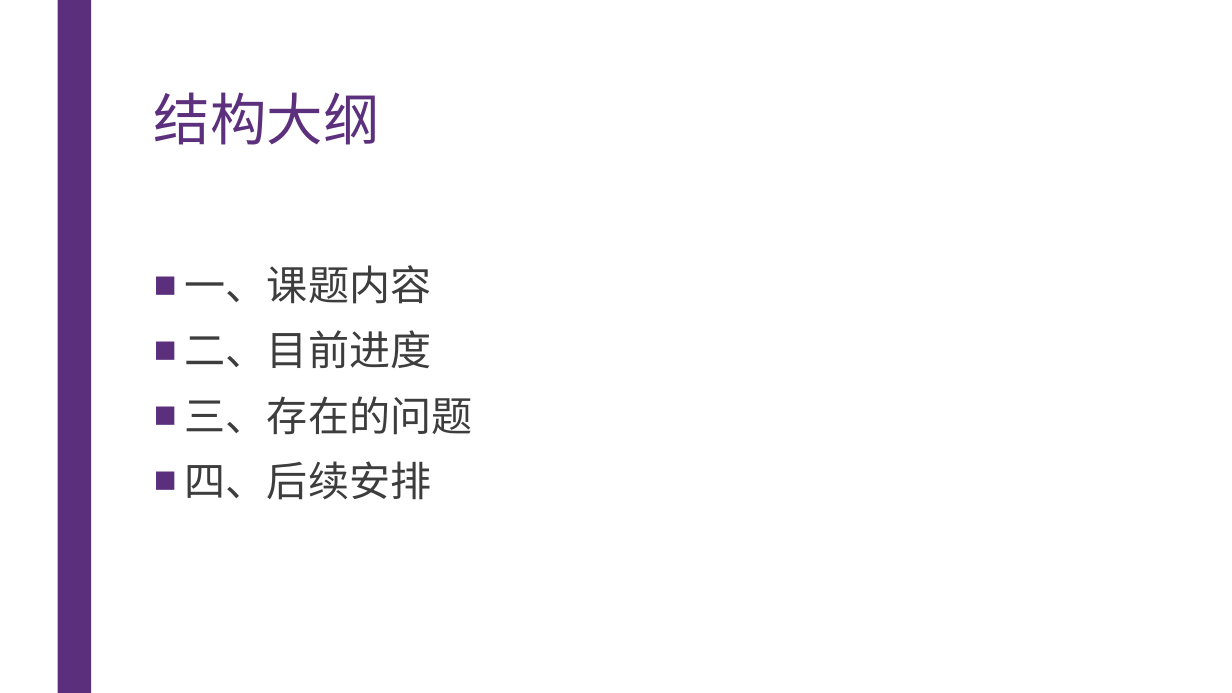
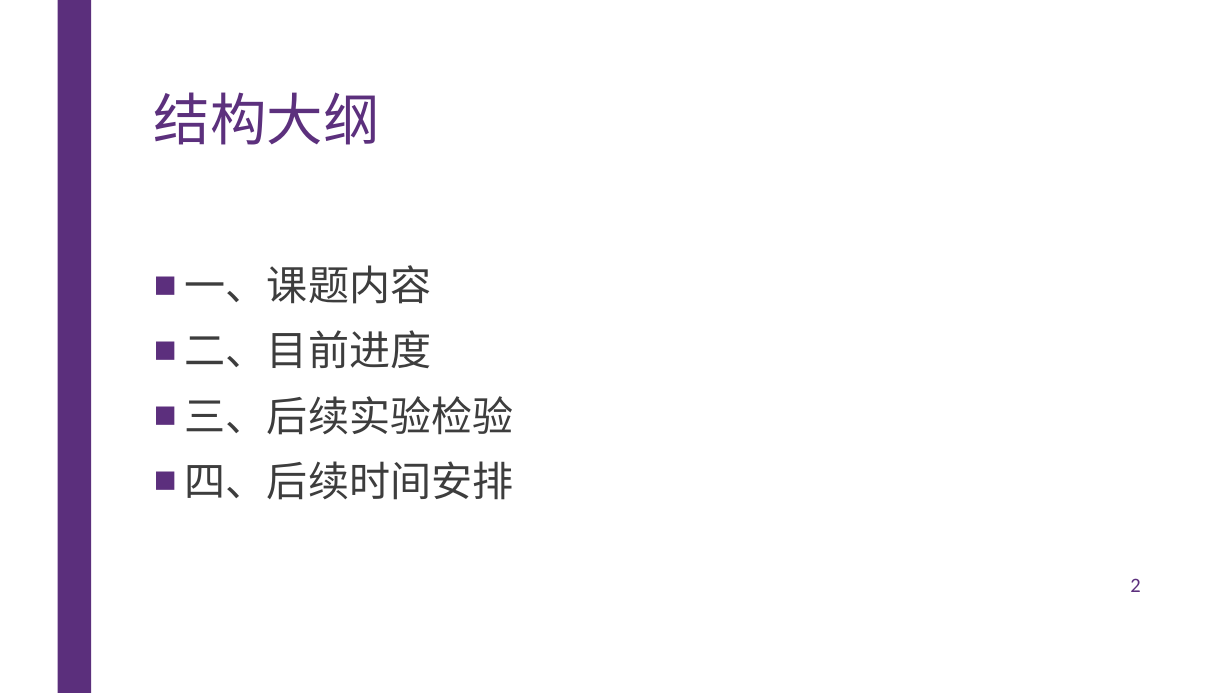
Before and after one commit to diyz19/GraduationDesign, a slide deck: slide 2 of 中期报告.pptx. Drawn at 1232x693 pixels with LibreOffice and Linux fonts; fonts in the diff are those of the drawing; background and template pictures are left out. Boxes give left, top, right and bottom in pixels: in the first picture for what was removed or moved away, otherwise in the second. Text is boxed around its words. In the diff, an @@ line names an element or a change of style, - is before the commit and + after.

```diff
--- a/中期报告.pptx
+++ b/中期报告.pptx
@@ text at <box>185,396,514,500</box>: text changed @@
-■ 三、存在的问题
-■ 四、后续安排
+■ 三、后续实验检验
+■ 四、后续时间安排
@@ page number added at <box>1130,578,1140,592</box>, 16 pt, text #5C2F7D @@
+2
```
Also in this commit, not shown: 11 other slides changed, 2 slides added, 2 slides removed.
